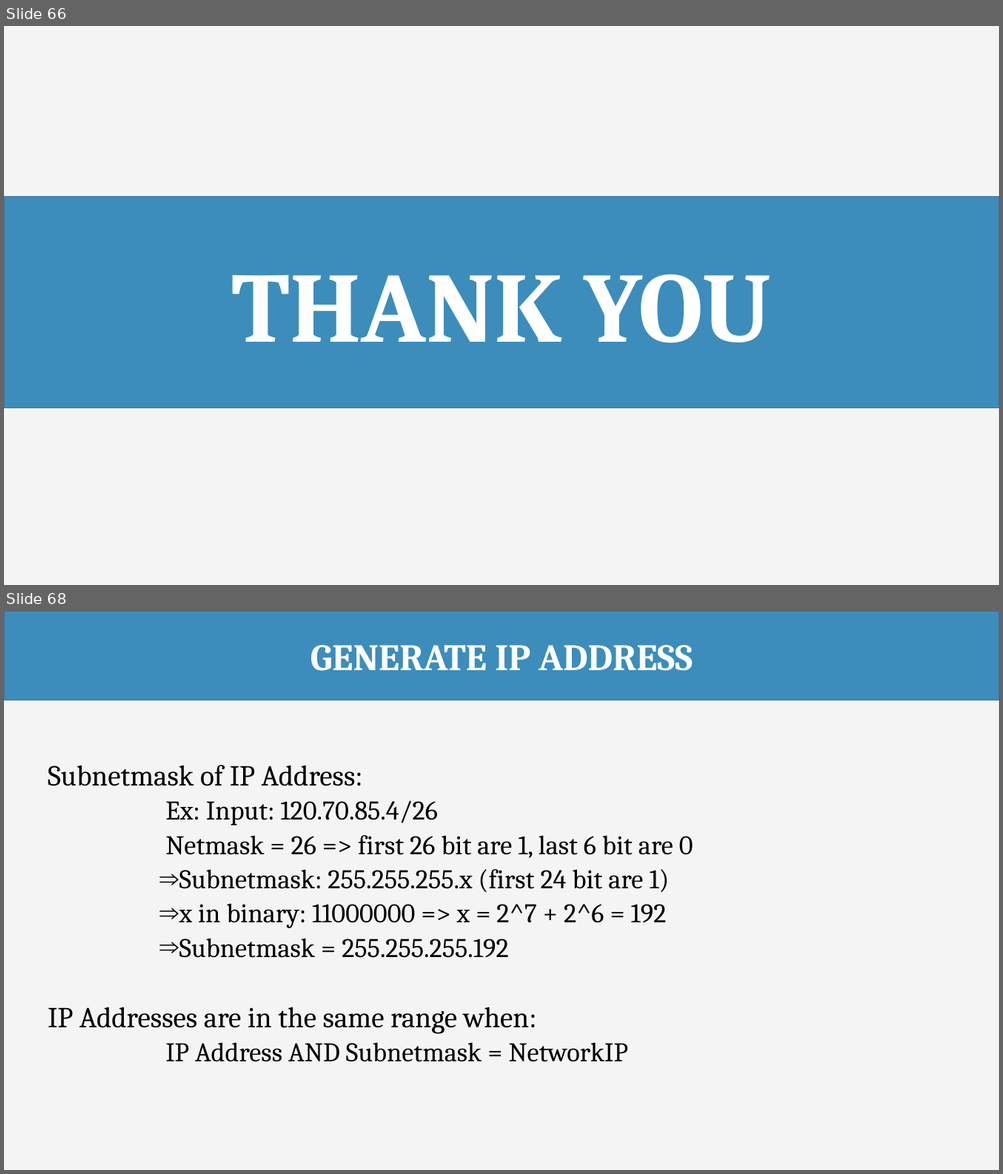
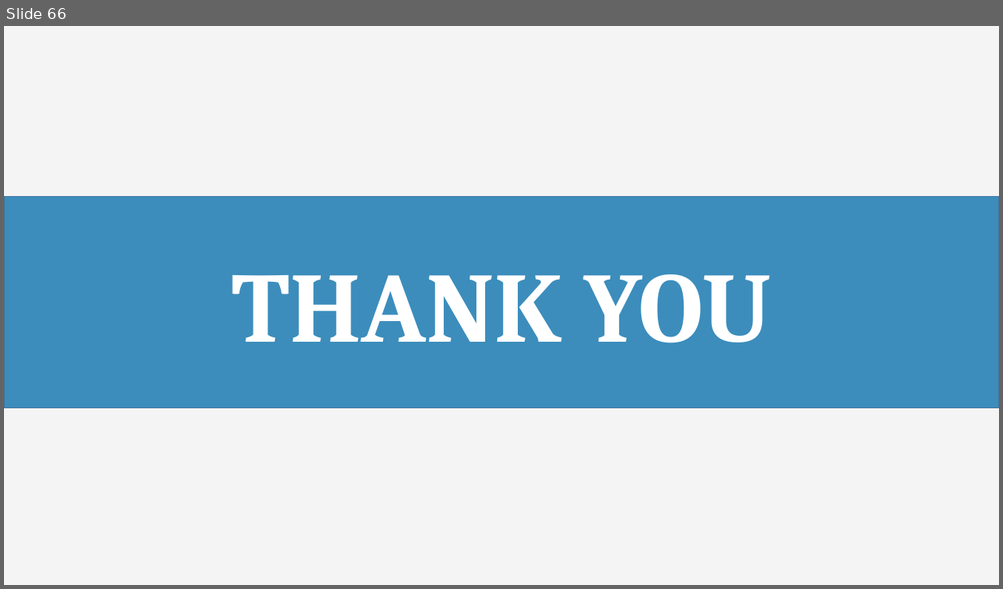
Before and after one commit to haltt051093/IMS-datacenter, a slide deck: Document/Presentation/IMS_20160408_Presentation.pptx. Shown one above the other, each under a label of ours: slides 66 and 68 before the commit, slide 66 after it; the slides between them are not shown. The pictures are 1003x1174 and 1003x589 pixels, drawn with LibreOffice and Linux fonts; fonts in the diff are those of the drawing. Boxes give left, top, right and bottom in pixels: in the first picture for what was removed or moved away, otherwise in the second. Text is boxed around its words. In the diff, an @@ line names an element or a change of style, - is before the commit and + after.

```diff
--- a/Document/Presentation/IMS_20160408_Presentation.pptx
+++ b/Document/Presentation/IMS_20160408_Presentation.pptx
@@ slide 68 removed at [4,611,999,1170], background #F4F4F4 @@
@@ rectangle removed at [4,611,999,701] @@
-GENERATE IP ADDRESS
@@ text removed at [48,765,693,1062] @@
-Subnetmask of IP Address:
-      Ex: Input: 120.70.85.4/26
-      Netmask = 26 => first 26 bit are 1, last 6 bit are 0
-      ⇒ Subnetmask: 255.255.255.x (first 24 bit are 1)
-      ⇒ x in binary: 11000000 => x = 2^7 + 2^6 = 192
-      ⇒ Subnetmask = 255.255.255.192
-      IP Addresses are in the same range when:
-      IP Address AND Subnetmask = NetworkIP
```
Also in this commit, not shown: 2 slides changed, 3 slides added, 4 other slides removed, 1 other file.
